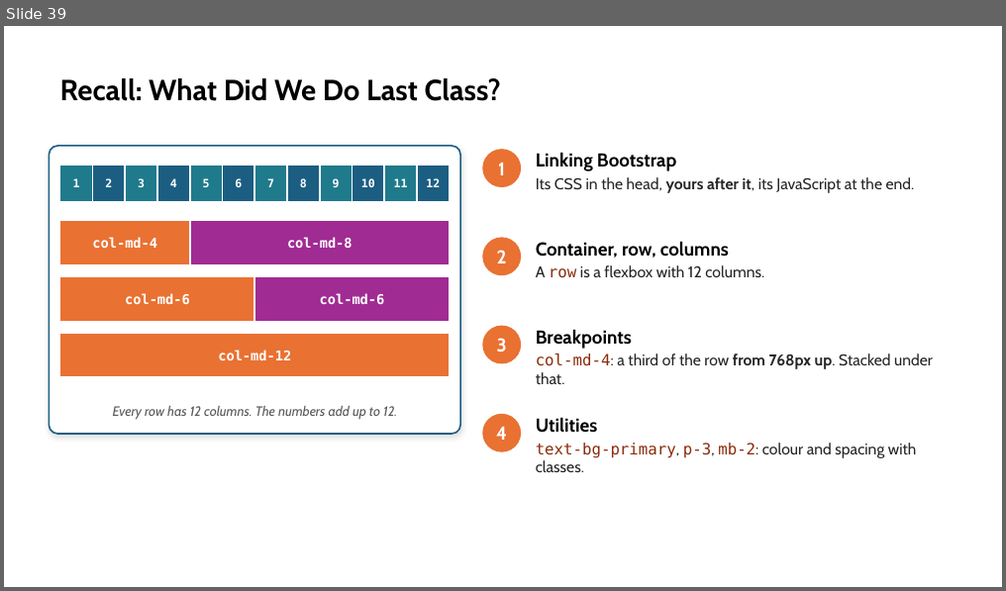
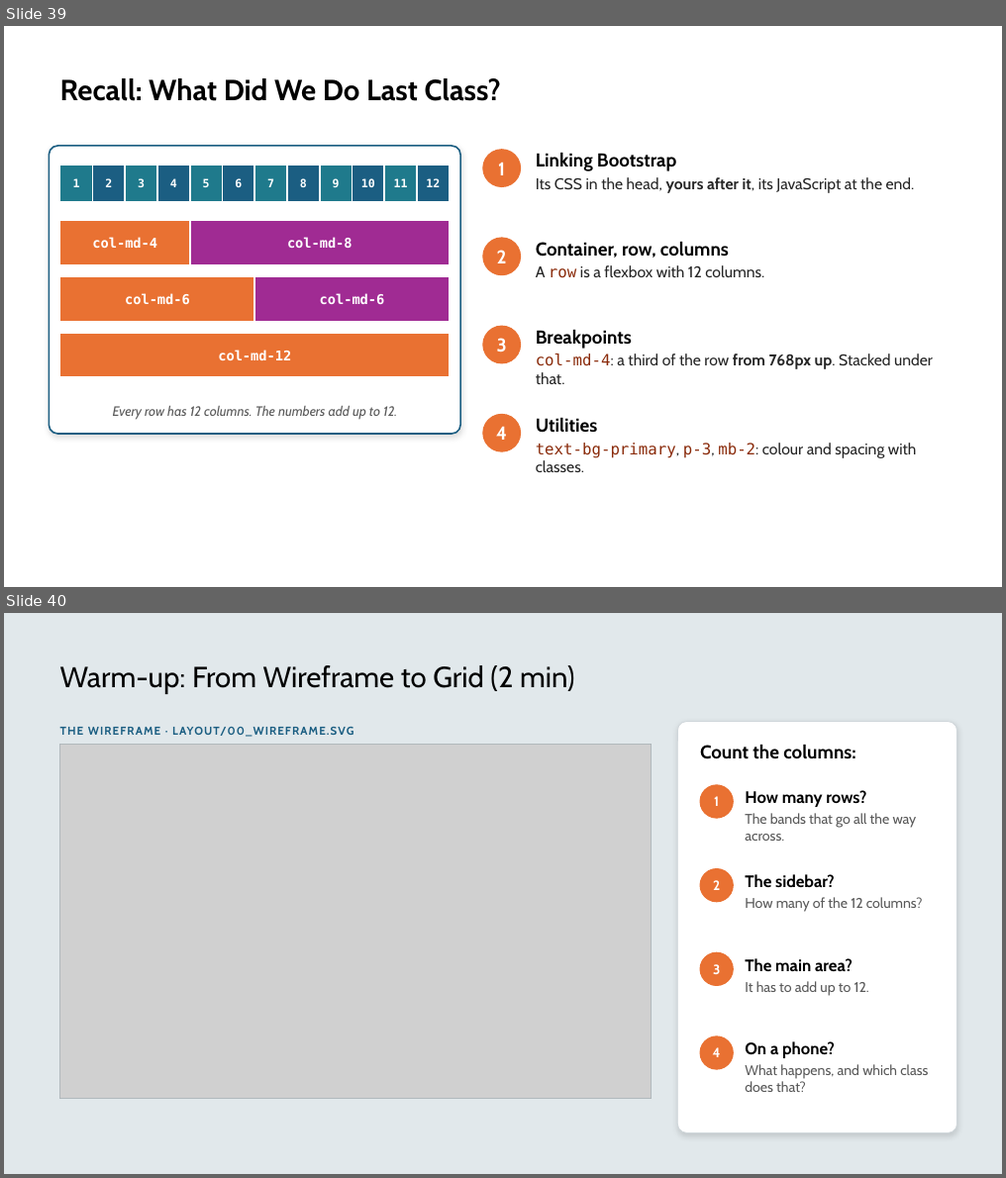
Before and after one commit to x97gfq/WEBD1000_Fall2026, a slide deck: 10_CSS_Frameworks/CSS_Frameworks_Bootstrap.pptx. Shown one above the other, each under a label of ours: slide 39 before the commit, slides 39 and 40 after it. The pictures are 1006x591 and 1006x1178 pixels, drawn with LibreOffice and Linux fonts; fonts in the diff are those of the drawing; grey boxes stand for pictures. Boxes give left, top, right and bottom in pixels: in the first picture for what was removed or moved away, otherwise in the second. Text is boxed around its words. In the diff, an @@ line names an element or a change of style, - is before the commit and + after.

```diff
--- a/10_CSS_Frameworks/CSS_Frameworks_Bootstrap.pptx
+++ b/10_CSS_Frameworks/CSS_Frameworks_Bootstrap.pptx
@@ slide 40 added at (4, 613, 1002, 1174), background #E1E8EB @@
@@ text added at (60, 665, 574, 694), 28 pt, text #000000 @@
+Warm-up: From Wireframe to Grid (2 min)
@@ text added at (60, 727, 353, 737), 11 pt, text #1B5E82, bold @@
+THE WIREFRAME · LAYOUT/00_WIREFRAME.SVG
@@ rounded rectangle added at (678, 722, 957, 1134), fill #FFFFFF, outline #D0D7DB 0.75 pt @@
@@ picture added at (60, 744, 651, 1099) @@
@@ rectangle added at (60, 744, 651, 1099), outline #B0B8BC 1 pt @@
@@ text added at (700, 744, 855, 760), 18 pt, text #000000, bold @@
+Count the columns:
@@ ellipse added at (700, 785, 734, 818), fill #E97132, outline #E97132 1 pt @@
@@ text added at (745, 790, 866, 807), 16 pt, text #000000, bold @@
+How many rows?
@@ text added at (714, 796, 719, 806), 13 pt, text #FFFFFF, bold @@
+1
@@ text added at (745, 813, 917, 841), 13.5 pt, text #595959 @@
+The bands that go all the way across.
@@ ellipse added at (700, 869, 734, 902), fill #E97132, outline #E97132 1 pt @@
@@ text added at (745, 874, 835, 888), 16 pt, text #000000, bold @@
+The sidebar?
@@ text added at (713, 880, 720, 890), 13 pt, text #FFFFFF, bold @@
+2
@@ text added at (745, 897, 923, 912), 13.5 pt, text #595959 @@
+How many of the 12 columns?
@@ ellipse added at (700, 953, 734, 986), fill #E97132, outline #E97132 1 pt @@
@@ text added at (713, 964, 720, 974), 13 pt, text #FFFFFF, bold @@
+3
@@ text added at (745, 959, 852, 972), 16 pt, text #000000, bold @@
+The main area?
@@ text added at (745, 981, 869, 995), 13.5 pt, text #595959 @@
+It has to add up to 12.
@@ ellipse added at (700, 1037, 734, 1069), fill #E97132, outline #E97132 1 pt @@
@@ text added at (713, 1048, 721, 1058), 13 pt, text #FFFFFF, bold @@
+4
@@ text added at (745, 1042, 835, 1059), 16 pt, text #000000, bold @@
+On a phone?
@@ text added at (745, 1064, 928, 1092), 13.5 pt, text #595959 @@
+What happens, and which class does that?
```
Also in this commit, not shown: 8 slides changed, 7 other slides added, 19 slides removed, 30 other files.
